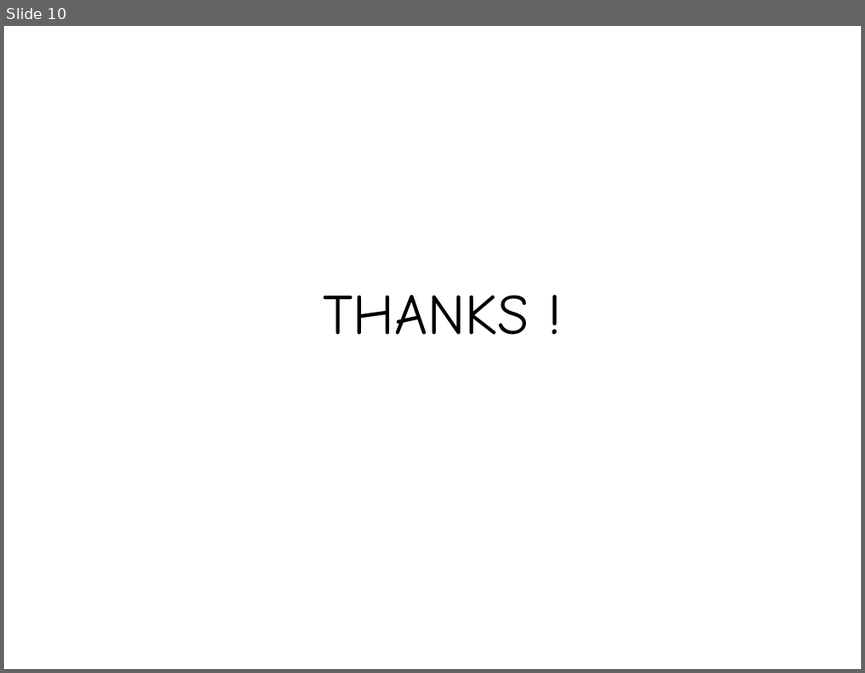
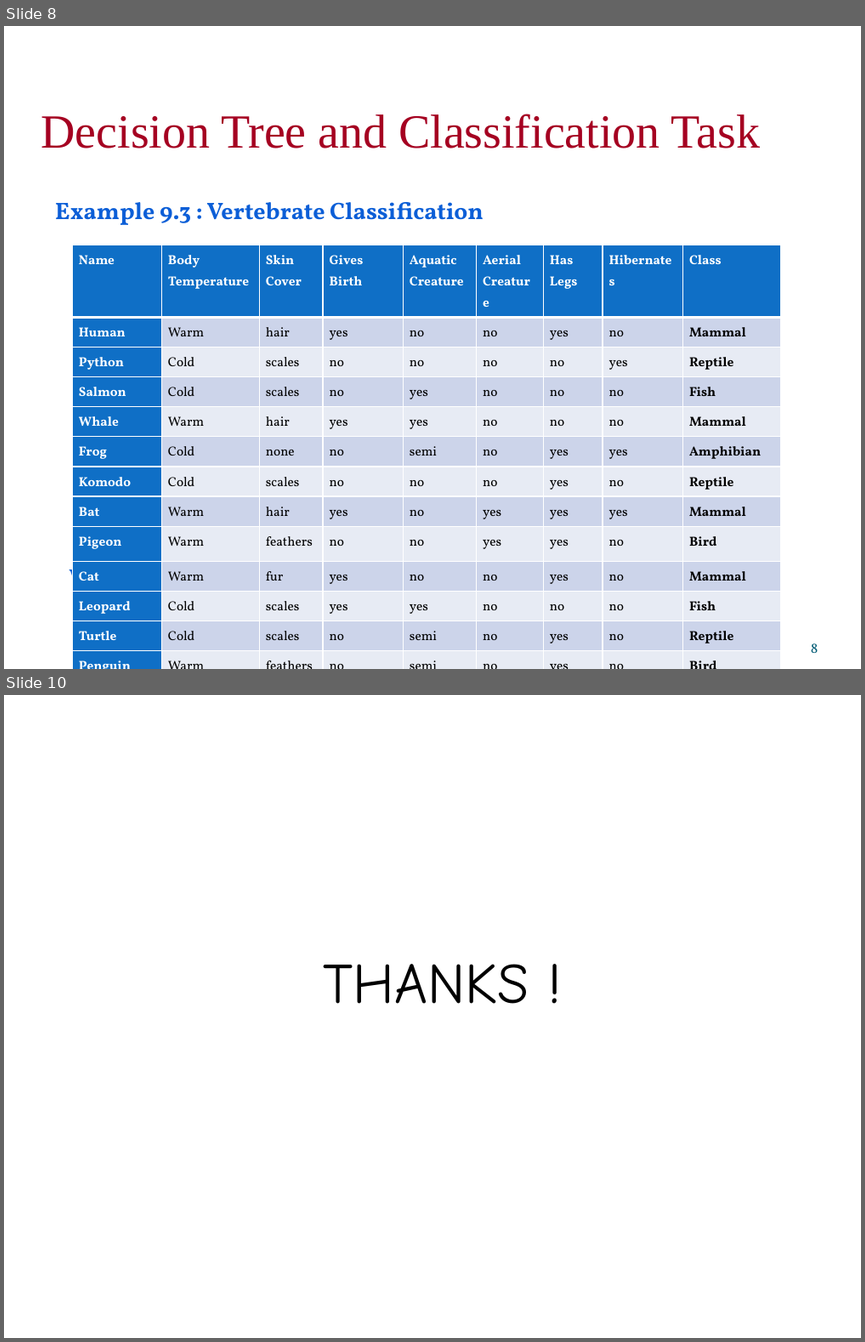
Before and after one commit to falcon-sky/pyspark-nlp, a slide deck: day_11/DecisionTreeModel.pptx. Shown one above the other, each under a label of ours: slide 10 before the commit, slides 8 and 10 after it; the slides between them are not shown. The pictures are 865x673 and 865x1342 pixels, drawn with LibreOffice and Linux fonts; fonts in the diff are those of the drawing. Boxes give left, top, right and bottom in pixels: in the first picture for what was removed or moved away, otherwise in the second. Text is boxed around its words. In the diff, an @@ line names an element or a change of style, - is before the commit and + after.

```diff
--- a/day_11/DecisionTreeModel.pptx
+++ b/day_11/DecisionTreeModel.pptx
@@ slide 8 added at (4, 26, 861, 669), background #FFFFFF @@
@@ text added at (41, 114, 760, 148), 40 pt, text #A50021 @@
+Decision Tree and Classification Task
@@ text added at (55, 202, 483, 596), 20 pt, text #0B5ED7 @@
+Example 9.3 : Vertebrate Classification
+What are the class label of Dragon and Shark?
@@ table added at (73, 245, 781, 646), 16 rows, 9 columns @@
+Name | Body Temperature | Skin Cover | Gives Birth | Aquatic Creature | Aerial Creature | Has Legs | Hibernates | Class
+Human | Warm | hair | yes | no | no | yes | no | Mammal
+Python | Cold | scales | no | no | no | no | yes | Reptile
+Salmon | Cold | scales | no | yes | no | no | no | Fish
+Whale | Warm | hair | yes | yes | no | no | no | Mammal
+Frog | Cold | none | no | semi | no | yes | yes | Amphibian
+Komodo | Cold | scales | no | no | no | yes | no | Reptile
+Bat | Warm | hair | yes | no | yes | yes | yes | Mammal
+Pigeon | Warm | feathers | no | no | yes | yes | no | Bird
+Cat | Warm | fur | yes | no | no | yes | no | Mammal
+Leopard | Cold | scales | yes | yes | no | no | no | Fish
+Turtle | Cold | scales | no | semi | no | yes | no | Reptile
+Penguin | Warm | feathers | no | semi | no | yes | no | Bird
+Porcupine | Warm | quills | yes | no | no | yes | yes | Mammal
+Eel | Cold | scales | no | yes | no | no | no | Fish
+Salamander | Cold | none | no | semi | no | yes | yes | Amphibian
@@ page number added at (811, 643, 818, 652), 12 pt, text #035C75 @@
+8
```
Also in this commit, not shown: 2 slides changed, 5 other slides added, 6 slides removed, 13 other files.
